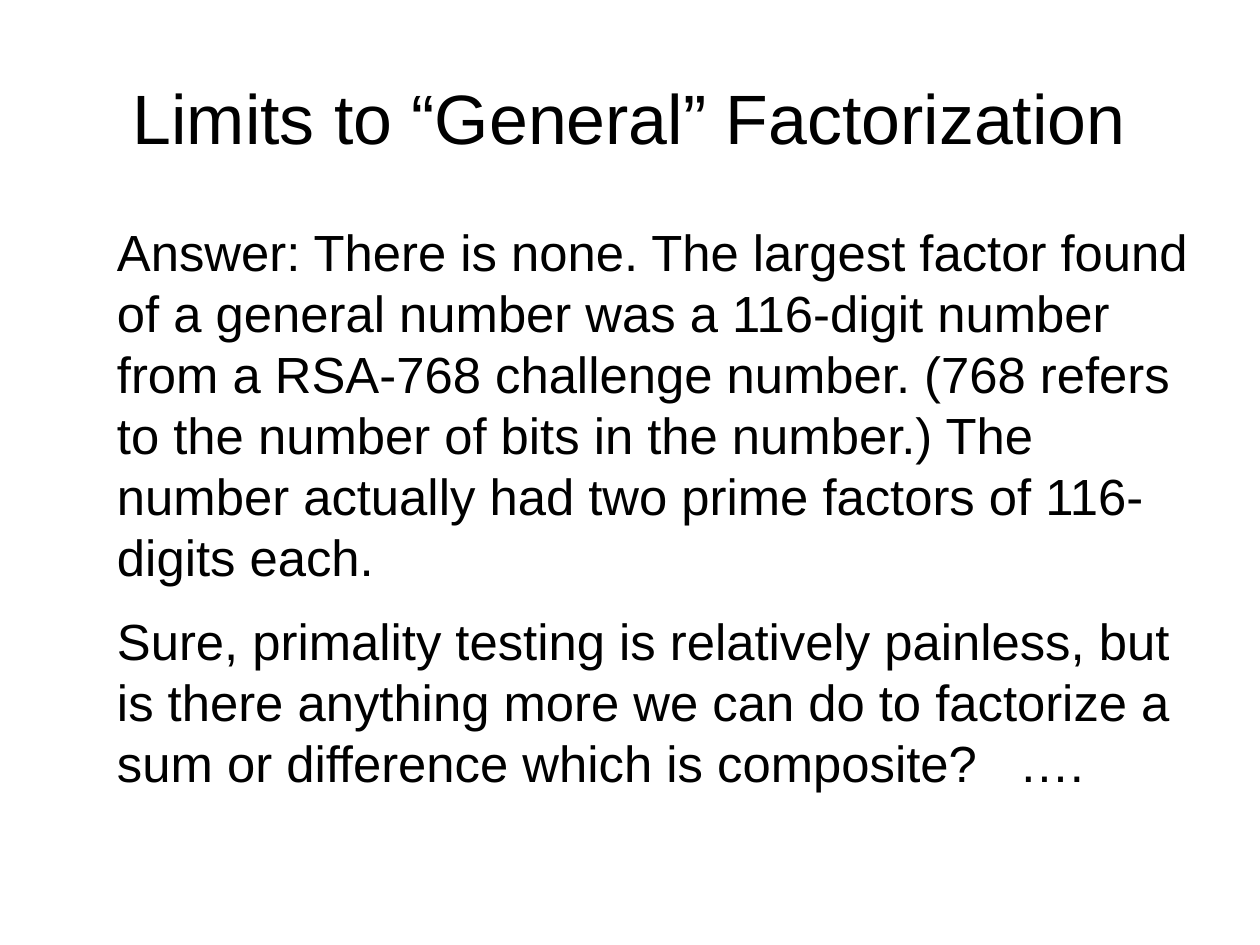
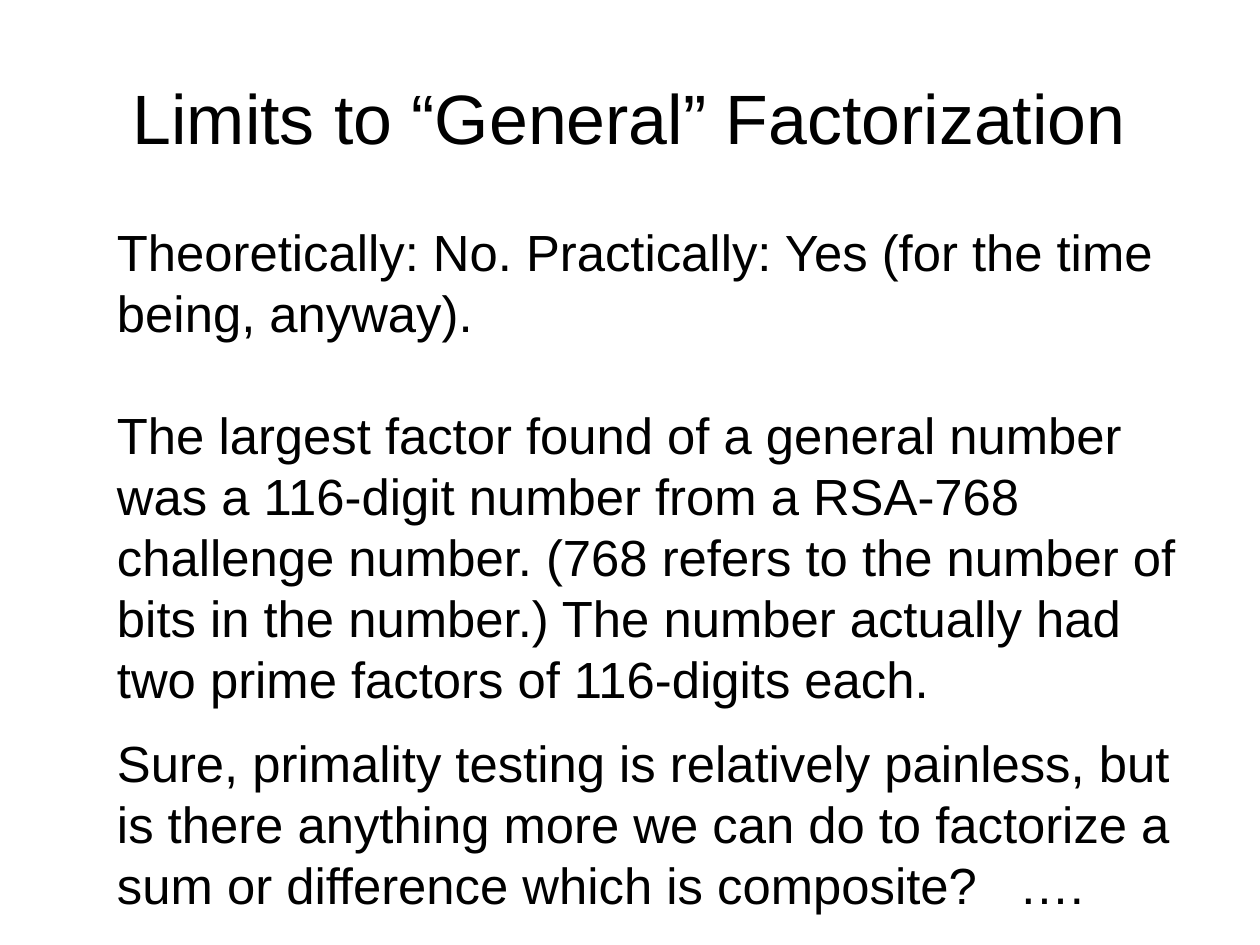
Before and after one commit to grandpascorpion/canon, a slide deck: slide 63 of goBigOrGoHome.odp (slide 34 before the commit). Drawn at 1260x945 pixels with LibreOffice and Linux fonts; fonts in the diff are those of the drawing. Boxes give left, top, right and bottom in pixels: in the first picture for what was removed or moved away, otherwise in the second. Text is boxed around its words. In the diff, an @@ line names an element or a change of style, - is before the commit and + after.

```diff
--- a/goBigOrGoHome.odp
+++ b/goBigOrGoHome.odp
@@ text at [117,234,1175,709]: text changed @@
-Answer: There is none. The largest factor found of a general number was a 116-digit number from a RSA-768 challenge number. (768 refers to the number of bits in the number.) The number actually had two prime factors of 116-digits each.
+Theoretically: No. Practically: Yes (for the time being, anyway).
+The largest factor found of a general number was a 116-digit number from a RSA-768 challenge number. (768 refers to the number of bits in the number.) The number actually had two prime factors of 116-digits each.
```
Also in this commit, not shown: 15 other slides changed, 33 slides added, 4 slides removed, 12 other files.
